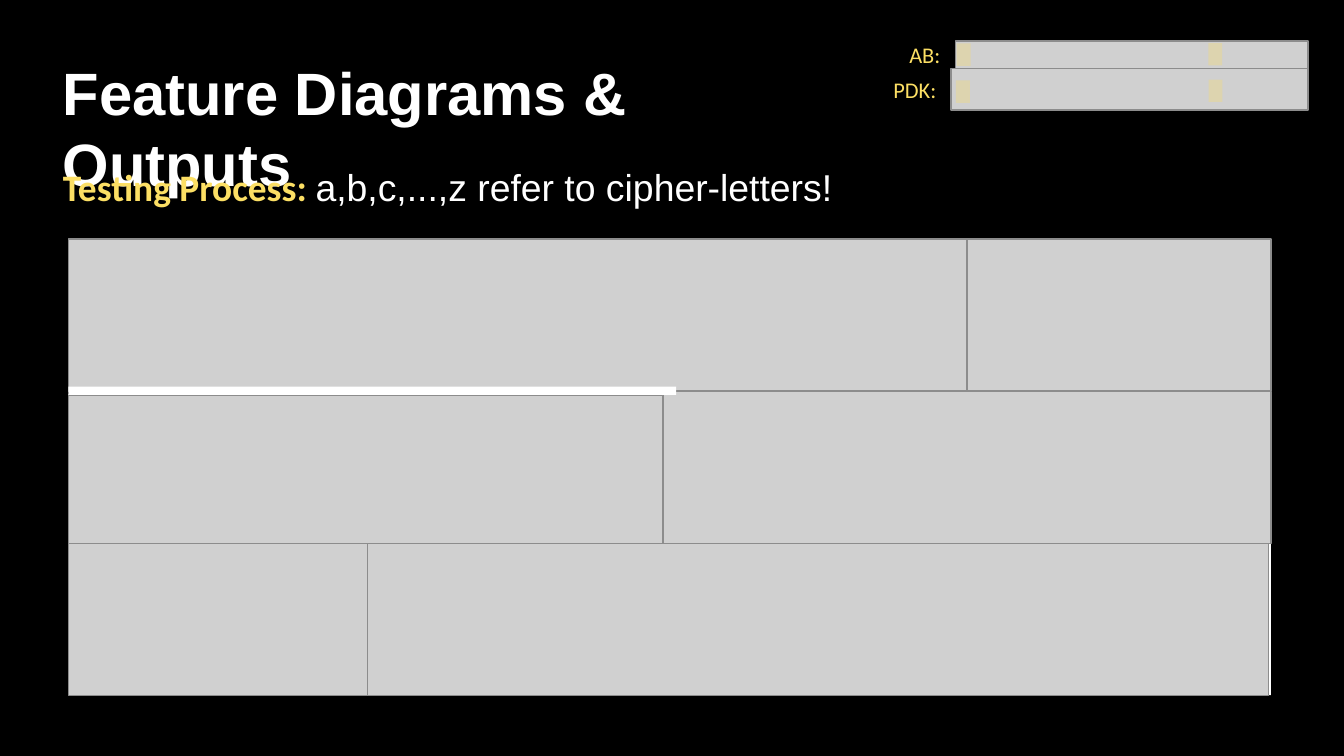
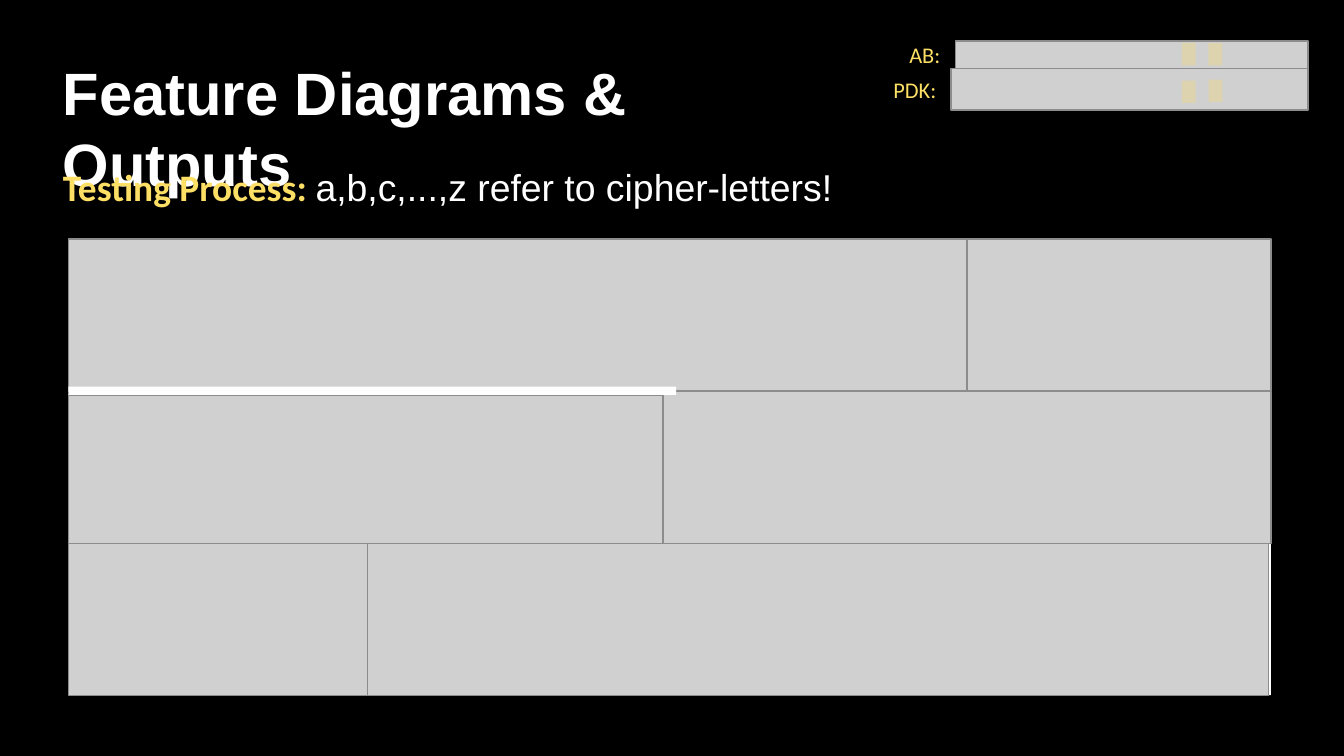
Before and after one commit to nataliakoliou/ML-Ciphertext-Decryption-Algorithm, a slide deck: slide 12 of project-presentation.pptx. Drawn at 1344x756 pixels with LibreOffice and Linux fonts; fonts in the diff are those of the drawing; grey boxes stand for pictures. Boxes give left, top, right and bottom in pixels: in the first picture for what was removed or moved away, otherwise in the second. Text is boxed around its words. In the diff, an @@ line names an element or a change of style, - is before the commit and + after.

```diff
--- a/project-presentation.pptx
+++ b/project-presentation.pptx
@@ rectangle: place and size @@
-rectangle at (957, 43, 970, 66)
+rectangle at (1181, 43, 1195, 66)
@@ rectangle: place and size @@
-rectangle at (956, 81, 969, 103)
+rectangle at (1181, 81, 1195, 103)
```
Also in this commit, not shown: 1 slide added.
